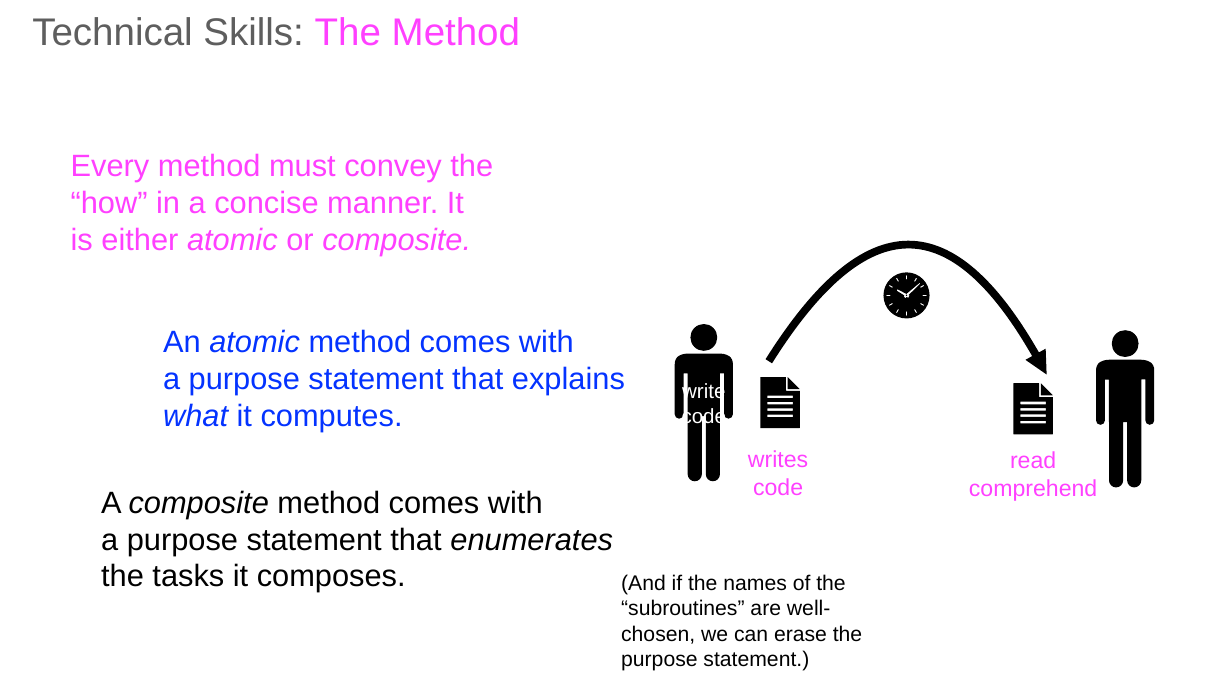
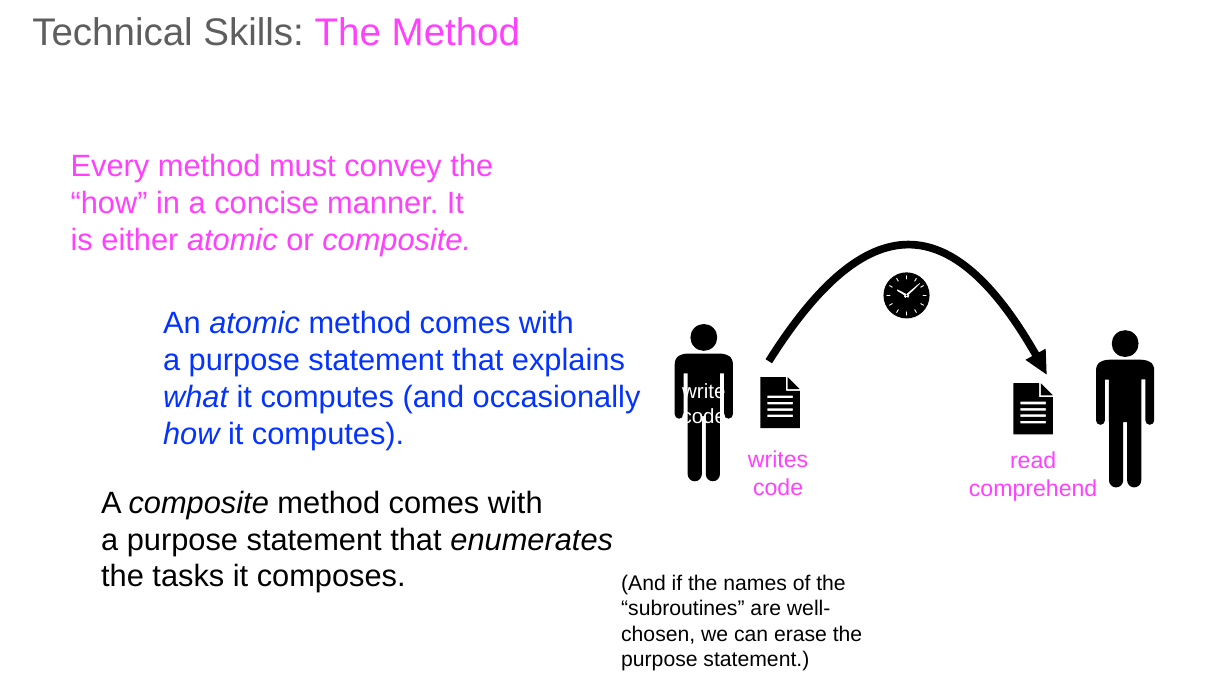
Before and after one commit to mfelleisen/web, a slide deck: slide 40 of matthias/Presentations/GeneTec25/presentation.pptx. Drawn at 1232x693 pixels with LibreOffice and Linux fonts; fonts in the diff are those of the drawing. Boxes give left, top, right and bottom in pixels: in the first picture for what was removed or moved away, otherwise in the second. Text is boxed around its words. In the diff, an @@ line names an element or a change of style, - is before the commit and + after.

```diff
--- a/matthias/Presentations/GeneTec25/presentation.pptx
+++ b/matthias/Presentations/GeneTec25/presentation.pptx
@@ text "An atomic method comes with": place and size @@
-text "An atomic method comes with" at <box>163,329,625,431</box>
+text "An atomic method comes with" at <box>163,310,641,450</box>
@@ text at <box>163,384,641,450</box>: text changed @@
-what it computes.
+what it computes (and occasionally
+how it computes).
```
Also in this commit, not shown: 9 other slides changed, 2 other files.
